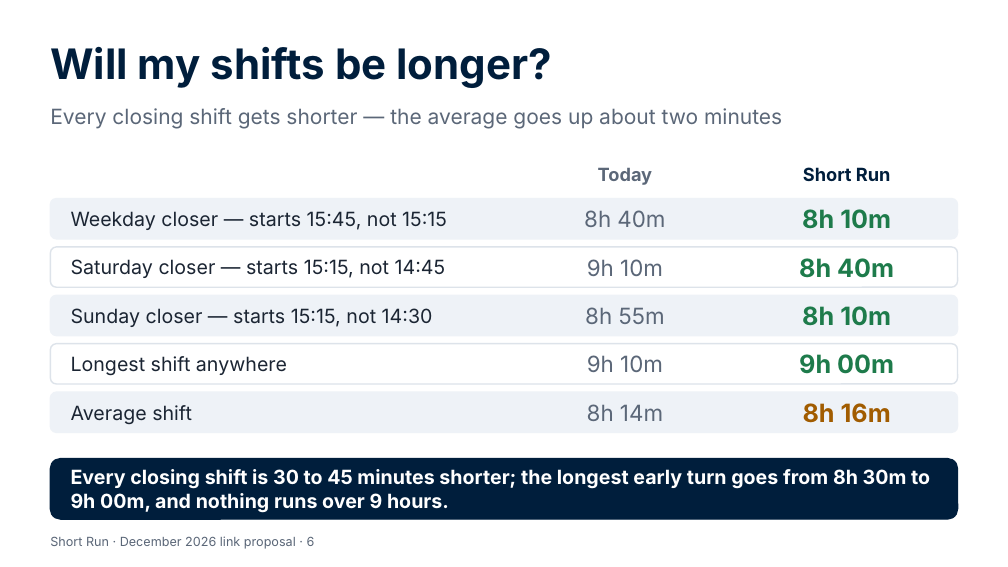
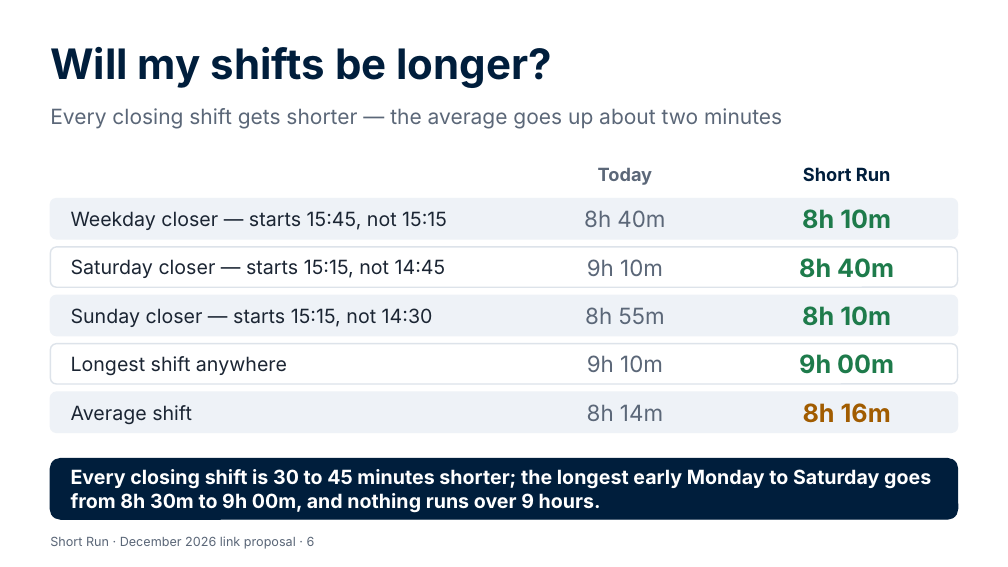
Before and after one commit to Garethdavidmiller/roster-app, a slide deck: slide 6 of docs/links-26/presentations/Short-Run-for-colleagues.pptx. Drawn at 1008x567 pixels with LibreOffice and Linux fonts; fonts in the diff are those of the drawing. Boxes give left, top, right and bottom in pixels: in the first picture for what was removed or moved away, otherwise in the second. Text is boxed around its words. In the diff, an @@ line names an element or a change of style, - is before the commit and + after.

```diff
--- a/docs/links-26/presentations/Short-Run-for-colleagues.pptx
+++ b/docs/links-26/presentations/Short-Run-for-colleagues.pptx
@@ text at bbox=[71, 469, 931, 513]: text changed @@
-Every closing shift is 30 to 45 minutes shorter; the longest early turn goes from 8h 30m to 9h 00m, and nothing runs over 9 hours.
+Every closing shift is 30 to 45 minutes shorter; the longest early Monday to Saturday goes from 8h 30m to 9h 00m, and nothing runs over 9 hours.
```
Also in this commit, not shown: 13 other files.
